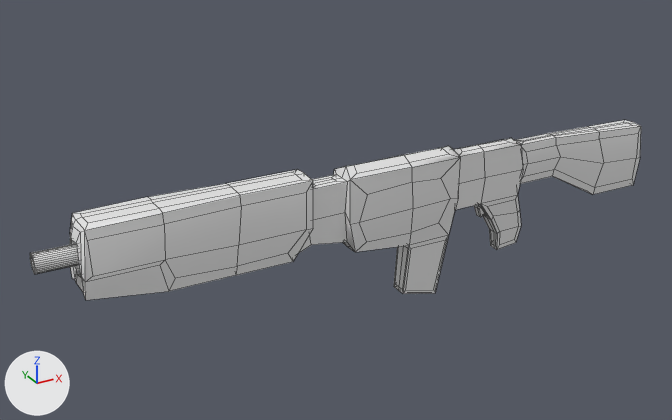
One commit to the FBX model Assets/Models/Weapons/Shotgun/semiauto.fbx: the scene before it, then after it.
Rendered twice from a camera (50 mm lens) standing at (-1.166, -1.795, 1.928) and looking at (-0.138, 0.074, 0.993). Arrows for +X, +Y and +Z are at lower left; the lights stay in place. Mesh edges are drawn as thin lines. Vertices at the same position are counted once.
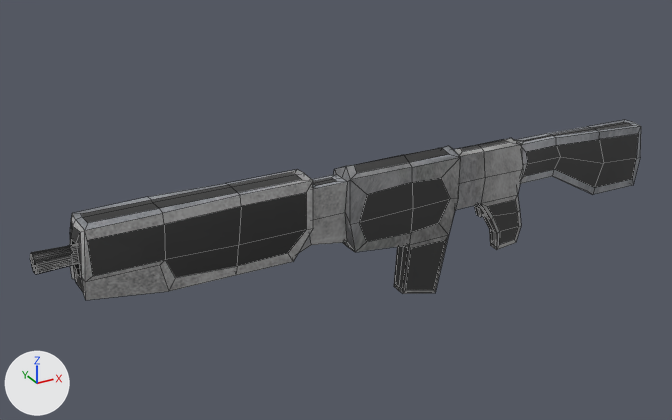
What changed in the scene script:
```text
Add img_black_jpg:
    img_black_jpg = load_image('black.jpg', '../Assault Riffle/textures/black.jpg', 259, 194, 'sRGB')
Add img_81c981f9d24e6e80a88f587779a37109_jpg:
    img_81c981f9d24e6e80a88f587779a37109_jpg = load_image('81c981f9d24e6e80a88f587779a37109.jpg', '../Assault Riffle/textures/81c981f9d24e6e80a88f587779a37109.jpg', 680, 460, 'sRGB')
Add mat_black:
    mat_black = principled_material('black')
    mat_black.texture = img_black_jpg
Add mat_metal:
    mat_metal = principled_material('metal')
    mat_metal.texture = img_81c981f9d24e6e80a88f587779a37109_jpg
Change me_cube_002:
    used by ob_cube; location = (0.082, 0.0, 1.01); rotation_euler = (0.0, 3.142, 0.0), in degrees (0, 180, 0); scale = (-0.0716, -0.0479, -0.108)
    remove me_cube_002.from_pydata(...)  # 494 vertices, 462 faces; spans x -13.6..9.8, y -1.4..1.4, z -2.5..1.2
    remove me_cube_002.materials.append(mat_scratched_metal)  # white #e7e7e7
    add me_cube_002.from_pydata(...)  # 526 vertices, 494 faces; spans x -13.6..9.8, y -1.4..1.4, z -2.5..1.2
    me_cube_002 part 1
    12 vertices are removed from x -13.6, y -0.3..0.3, z 0.3..0.6
    84 faces are deleted
    5 vertices in x -13.6, y -0.5..0.5, z 0.4..0.6 move by (0.1, 0.0, 0.0)
    4 vertices in x -13.6, y 0.3, z 0.4..0.5 move by (0.0, 0.1, 0.0)
    3 vertices in x -13.6, y -0.3, z 0.4..0.5 move by (0.0, -0.1, 0.0)
    10 vertices move from x -13.6, y -0.5..0.5, z 0.3..0.7 to x -13.6..-12.5, y -0.5..0.5, z 0.4..0.6
    22 vertices are added at x -13.5..-12.5, y -0.5..0.5, z 0.3..0.7
    22 new vertices lie (-2.8, 0.0, 0.0) away from vertices in x -9.7, y -0.4..0.5, z 0.3..0.7
    116 new faces join them, mat_black (picture img_black_jpg)
    me_cube_002 part 2: 248 faces spanning x -12.4..9.8, y -1.4..1.4, z -2.5..1.2 switch from mat_basic_metal__001 (white #e7e7e7) to mat_metal (picture img_81c981f9d24e6e80a88f587779a37109_jpg)
    me_cube_002 part 3: 100 faces spanning x -12.4..9.6, y -1.4..1.4, z -1.7..1.2 switch from mat_dark_ceramic (white #e7e7e7) to mat_black (picture img_black_jpg)
    me_cube_002 part 4: 8 faces spanning x 2.3..2.6, y -0.2..0.2, z -0.8..-0.5 switch from mat_basic_metal (white #e7e7e7) to mat_black (picture img_black_jpg)
    me_cube_002 part 5: 8 faces spanning x -1.1..0.8, y -0.5..0.5, z -2.5..-1.1 switch from mat_black_leather (white #e7e7e7) to mat_black (picture img_black_jpg)
```

Location of each change, (x1, y1, x2, y2) in pixels of the pictures (672 x 420 px; the box of a moved part takes in the faces that stretch with it):
part 1 of me_cube_002, moved or reshaped
    before: (30, 243, 79, 274)
    after: (30, 244, 79, 274)
part 2 of me_cube_002, recoloured
    both: (70, 120, 641, 300)
part 3 of me_cube_002, recoloured (grey to black)
    both: (70, 122, 638, 292)
part 4 of me_cube_002, recoloured
    both: (474, 205, 485, 217)
part 5 of me_cube_002, recoloured (grey to black)
    both: (395, 240, 445, 290)
